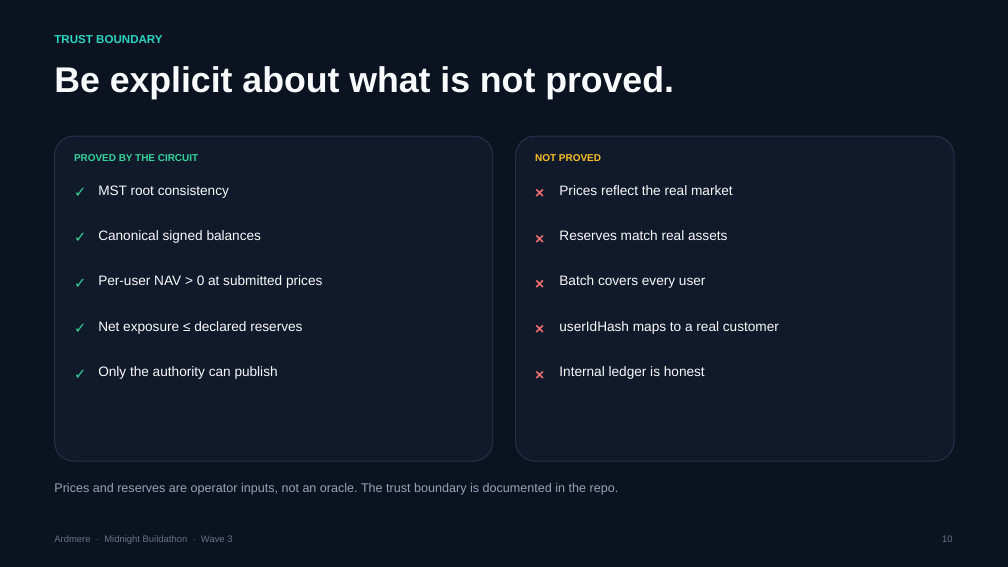
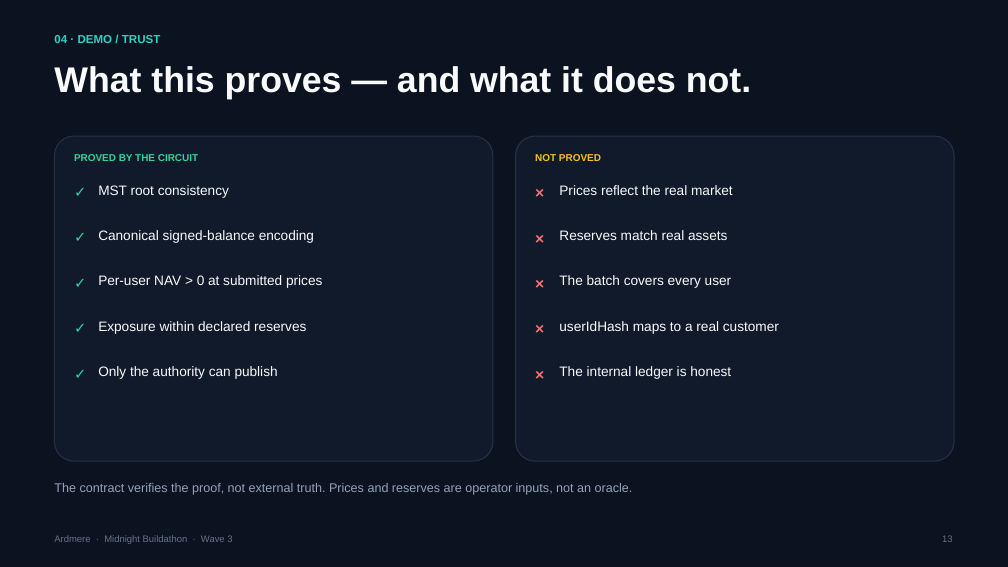
Before and after one commit to ardmere/ardmere-midnight-demo, a slide deck: slide 13 of docs/slides/Standardized-Midnight-PoR-Wave3.pptx (slide 10 before the commit). Drawn at 1008x567 pixels with LibreOffice and Linux fonts; fonts in the diff are those of the drawing. Boxes give left, top, right and bottom in pixels: in the first picture for what was removed or moved away, otherwise in the second. Text is boxed around its words. In the diff, an @@ line names an element or a change of style, - is before the commit and + after.

Commit message:
Add final 14-slide Wave 3 deck
Rebuild the deck from the reviewed markdown source: standard protocol thesis, industry pain, who needs it, why Midnight, architecture, schema, circuit guarantees, assessment status, demo results, one-path user verification, trust boundary and next steps.

Includes editable PPTX, PDF export, markdown source and the python-pptx build script.

```diff
--- a/docs/slides/Standardized-Midnight-PoR-Wave3.pptx
+++ b/docs/slides/Standardized-Midnight-PoR-Wave3.pptx
@@ text at (54,35,161,43): text changed @@
-TRUST BOUNDARY
+04 · DEMO / TRUST
@@ text at (54,66,751,99): text changed @@
-Be explicit about what is not proved.
+What this proves — and what it does not.
@@ text at (98,230,314,243): text changed @@
-Canonical signed balances
+Canonical signed-balance encoding
@@ text at (559,275,732,288): text changed @@
-Batch covers every user
+The batch covers every user
@@ text at (98,321,306,334): text changed @@
-Net exposure ≤ declared reserves
+Exposure within declared reserves
@@ text at (559,366,731,379): text changed @@
-Internal ledger is honest
+The internal ledger is honest
@@ text at (54,483,633,495): text changed @@
-Prices and reserves are operator inputs, not an oracle. The trust boundary is documented in the repo.
+The contract verifies the proof, not external truth. Prices and reserves are operator inputs, not an oracle.
```
Also in this commit, not shown: 4 other slides changed, 9 slides added, 7 slides removed, 3 other files.
